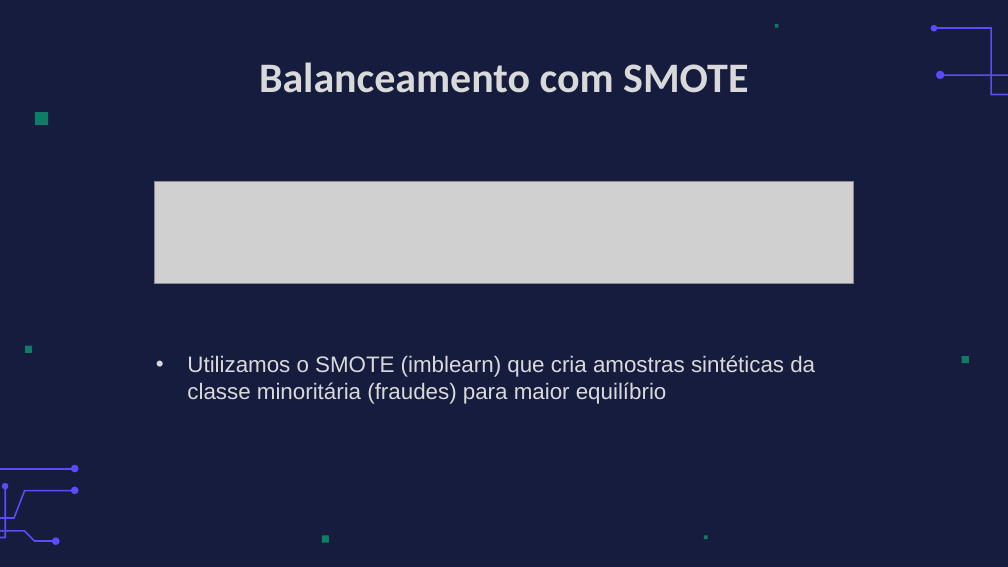
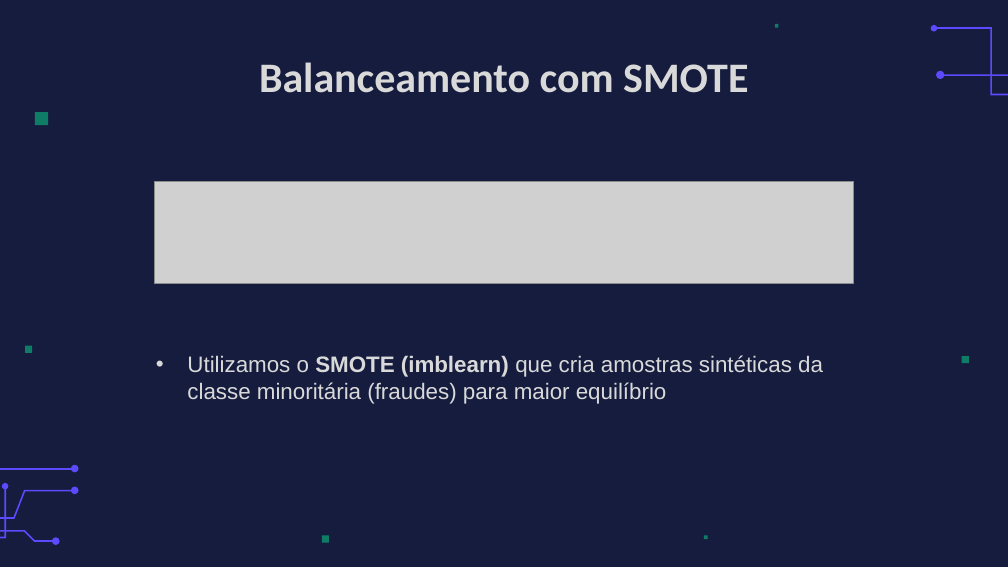
Before and after one commit to VMartins2106/Projeto_A3_IA_USJT, a slide deck: slide 10 of A3_AI.pptx (slide 11 before the commit). Drawn at 1008x567 pixels with LibreOffice and Linux fonts; fonts in the diff are those of the drawing; grey boxes stand for pictures; background and template pictures are left out. Boxes give left, top, right and bottom in pixels: in the first picture for what was removed or moved away, otherwise in the second. Text is boxed around its words. In the diff, an @@ line names an element or a change of style, - is before the commit and + after.

```diff
--- a/A3_AI.pptx
+++ b/A3_AI.pptx
@@ text "Utilizamos o SMOTE (imblearn) que ..." at bbox=[187, 355, 823, 404]: bold on in "SMOTE (imblearn)" @@
```
Also in this commit, not shown: 6 other slides changed, 2 slides removed.
